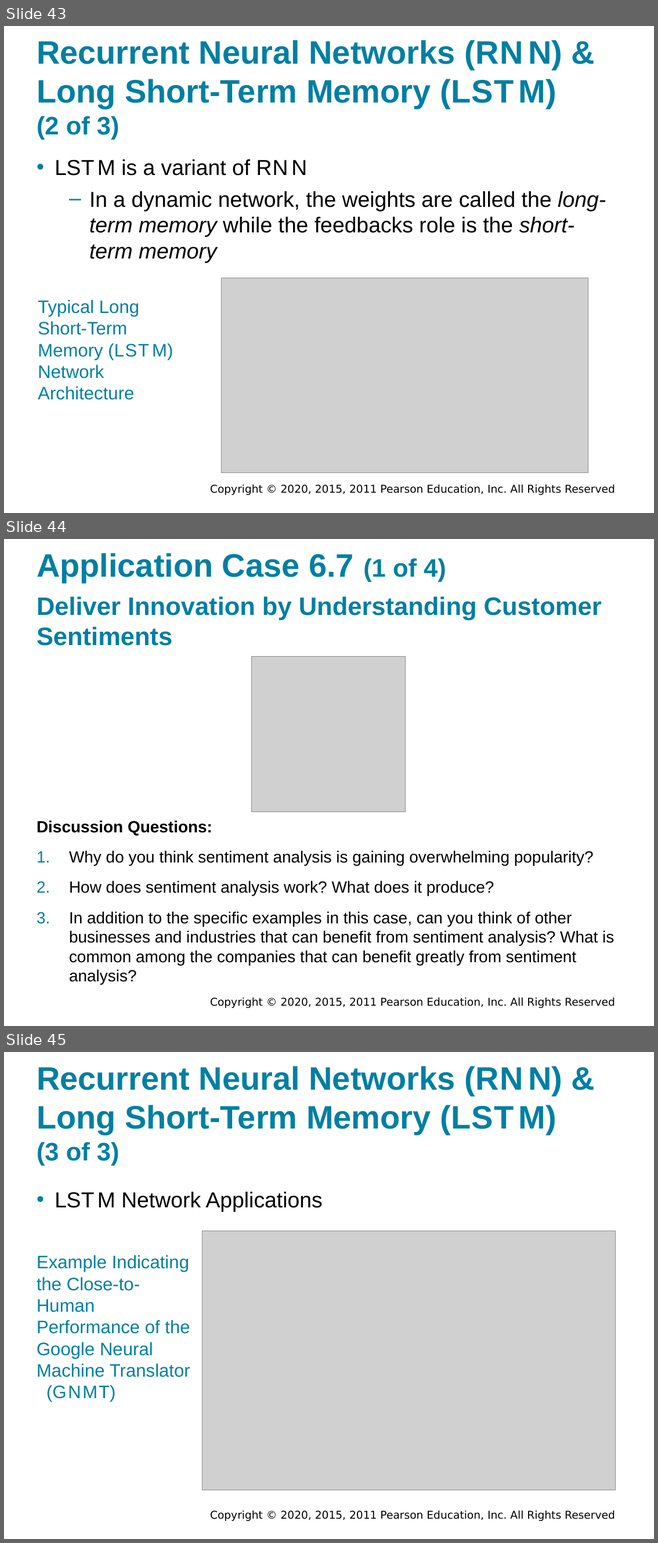
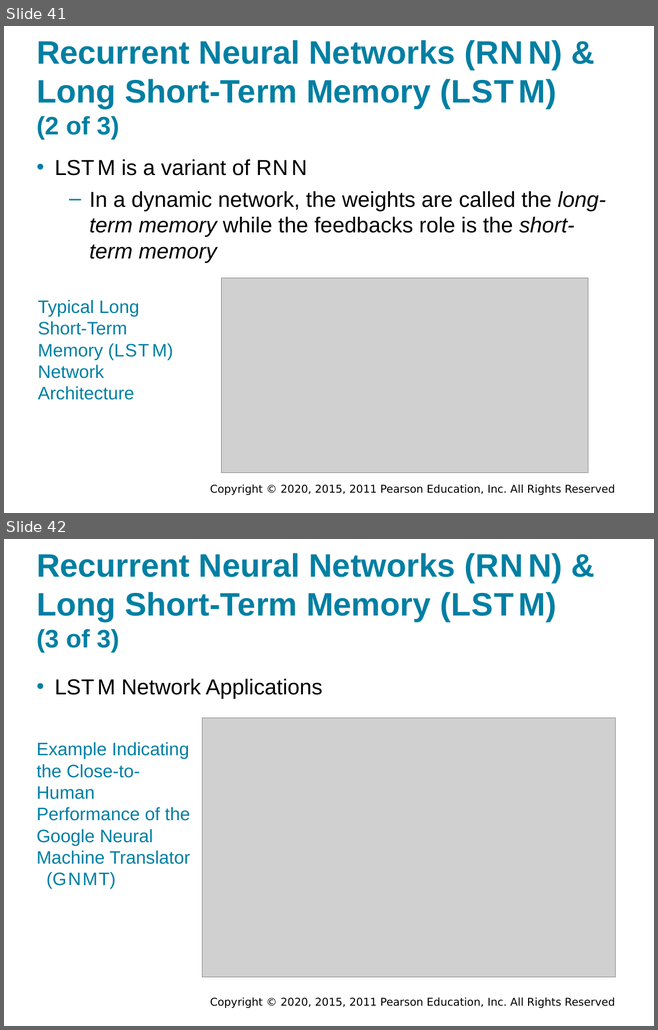
Before and after one commit to walkman617/DS2021, a slide deck: Slides/Sharda_11e_full_accessible_ppt_06.pptx. Shown one above the other, each under a label of ours: slides 43, 44 and 45 before the commit, slides 41 and 42 after it. The pictures are 658x1543 and 658x1030 pixels, drawn with LibreOffice and Linux fonts; fonts in the diff are those of the drawing; grey boxes stand for pictures; background and template pictures are left out. Boxes give left, top, right and bottom in pixels: in the first picture for what was removed or moved away, otherwise in the second. Text is boxed around its words. In the diff, an @@ line names an element or a change of style, - is before the commit and + after.

```diff
--- a/Slides/Sharda_11e_full_accessible_ppt_06.pptx
+++ b/Slides/Sharda_11e_full_accessible_ppt_06.pptx
@@ slide 44 removed at [4, 539, 654, 1026], background #FFFFFF; not listed: 1 template element that a slide beside it also shows @@
@@ title removed at [36, 553, 446, 583] @@
-Application Case 6.7 (1 of 4)
@@ text removed at [36, 596, 601, 646] @@
-Deliver Innovation by Understanding Customer Sentiments
@@ picture removed at [252, 657, 405, 813] @@
@@ text removed at [36, 820, 614, 985] @@
-Discussion Questions:
-1. Why do you think sentiment analysis is gaining overwhelming popularity?
-2. How does sentiment analysis work? What does it produce?
-3. In addition to the specific examples in this case, can you think of other businesses and industries that can benefit from sentiment analysis? What is common among the companies that can benefit greatly from sentiment analysis?
@@ what was slide 43 is now slide 41 @@
@@ what was slide 45 is now slide 42 @@
```
Also in this commit, not shown: 2 other slides removed.
